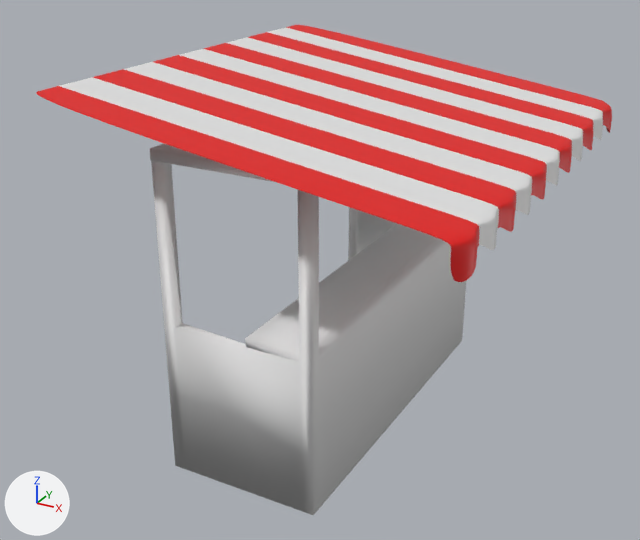
Renders of the FBX model Assets/Prefabs/Rooms/tienda.fbx from each side of a commit.
Both versions are drawn from a camera (50 mm lens) standing at (5.09, -9.72, 5.77) and looking at (-0.1, -0.3, 1.06). The axes (+X, +Y, +Z) are drawn at lower left. The lights are the same throughout. The first picture is the older version. Where no turn or scale is listed for an object, it has been applied to the vertices. Vertices at exactly the same position are counted once.

The first picture shows 'Tienda'.
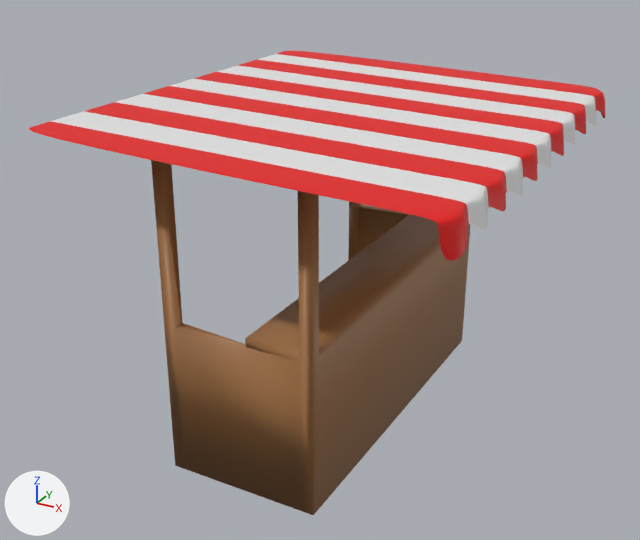
Boxes [x1, y1, x2, y2] around the edits, measured in the pictures (640 x 540 px; the box of a moved part takes in the faces that stretch with it):
'Tienda', recoloured, reshaped (white to brown): before [36, 25, 612, 515]; after [29, 51, 605, 515]
part 1 of me_cube, moved or reshaped: before [36, 25, 612, 282]; after [29, 51, 605, 261]

The change, as a list of edits to the scene's bpy script:
```text
Change mat_madera:
    mat_madera.base_color: (0.8, 0.8, 0.8) -> (0.352, 0.159, 0.0545)  # white #e7e7e7 -> brown #a06f42
Change me_cube:
    used by ob_tienda; location = (0.0, 0.0, 0.0)
    remove me_cube.from_pydata(...)  # 17363 vertices, 16953 faces; spans x -2.23..2.81, y -3.01..3.01, z -1.0..3.68
    add me_cube.from_pydata(...)  # 17363 vertices, 16953 faces; spans x -2.42..2.71, y -3.01..3.01, z -1.0..3.26
    me_cube part 1: the loose piece of 17297 vertices spanning x -2.23..2.81, y -3.01..3.01, z 2.55..3.68 is turned -7 degrees about the y axis through its middle, then moved by (-0.14, 0.0, -0.11)
```
